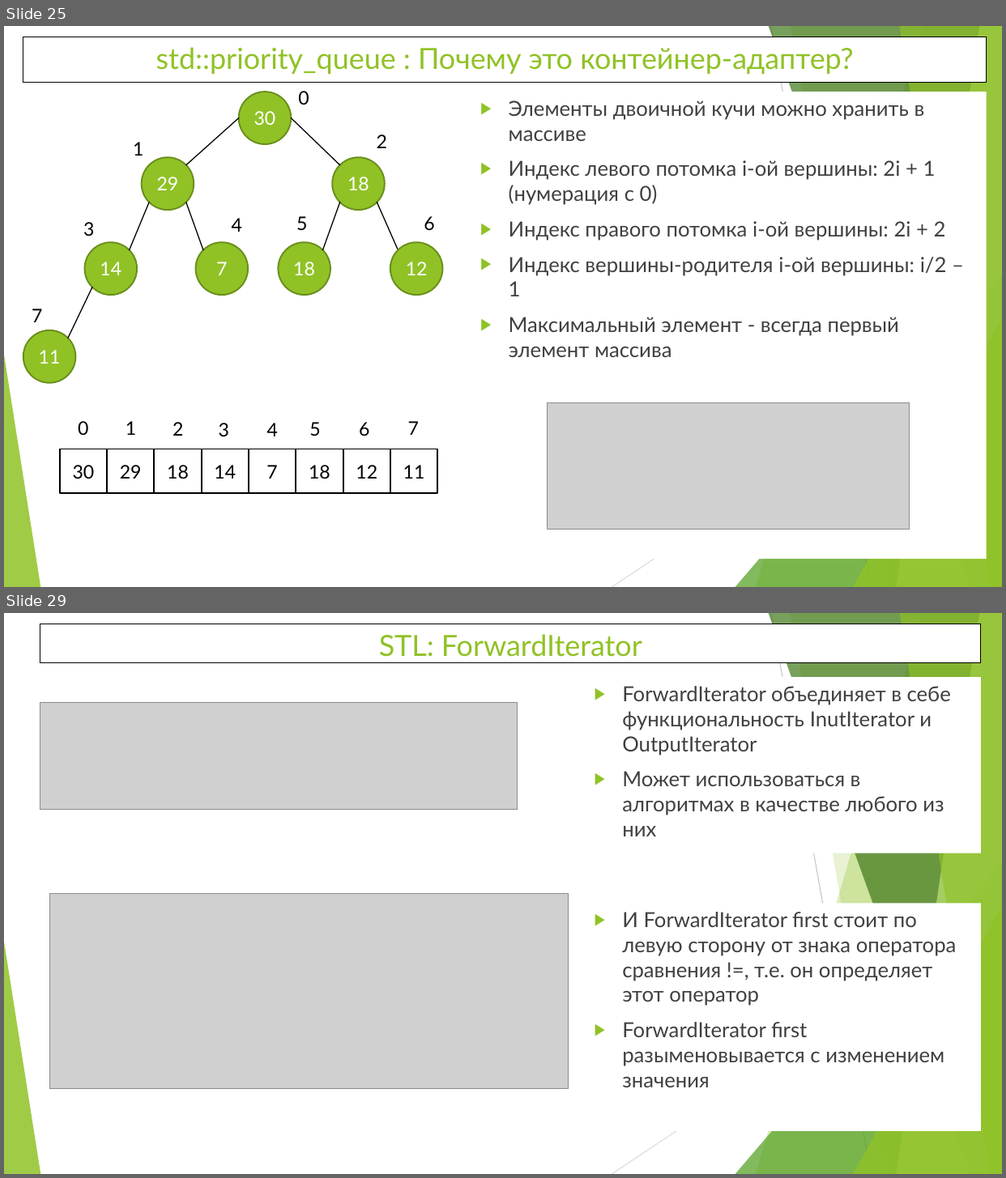
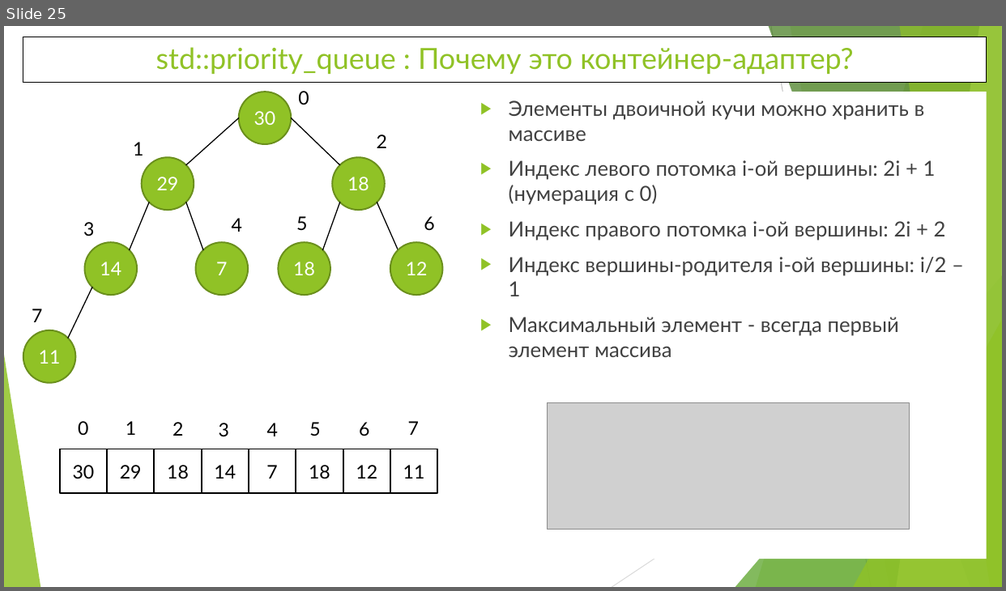
Before and after one commit to WhiteCatStudies/lectures, a slide deck: lecture1/lecture1.pptx. Shown one above the other, each under a label of ours: slides 25 and 29 before the commit, slide 25 after it; the slides between them are not shown. The pictures are 1006x1178 and 1006x591 pixels, drawn with LibreOffice and Linux fonts; fonts in the diff are those of the drawing; grey boxes stand for pictures. Boxes give left, top, right and bottom in pixels: in the first picture for what was removed or moved away, otherwise in the second. Text is boxed around its words. In the diff, an @@ line names an element or a change of style, - is before the commit and + after.

```diff
--- a/lecture1/lecture1.pptx
+++ b/lecture1/lecture1.pptx
@@ slide 29 removed at box(4, 613, 1002, 1174), background #FFFFFF; not listed: 10 template elements that a slide beside it also shows @@
@@ rectangle removed at box(40, 624, 981, 662) @@
-STL: ForwardIterator
@@ text removed at box(587, 677, 982, 854) @@
-▶ ForwardIterator объединяет в себе функциональность InutIterator и OutputIterator
-▶ Может использоваться в алгоритмах в качестве любого из них
@@ picture removed at box(40, 703, 518, 810) @@
@@ picture removed at box(49, 894, 568, 1089) @@
@@ rectangle removed at box(587, 904, 982, 1131) @@
-▶ И ForwardIterator first стоит по левую сторону от знака оператора сравнения !=, т.е. он определяет этот оператор
-▶ ForwardIterator first разыменовывается с изменением значения
```
Also in this commit, not shown: 2 slides added, 3 other slides removed, 2 other files.
